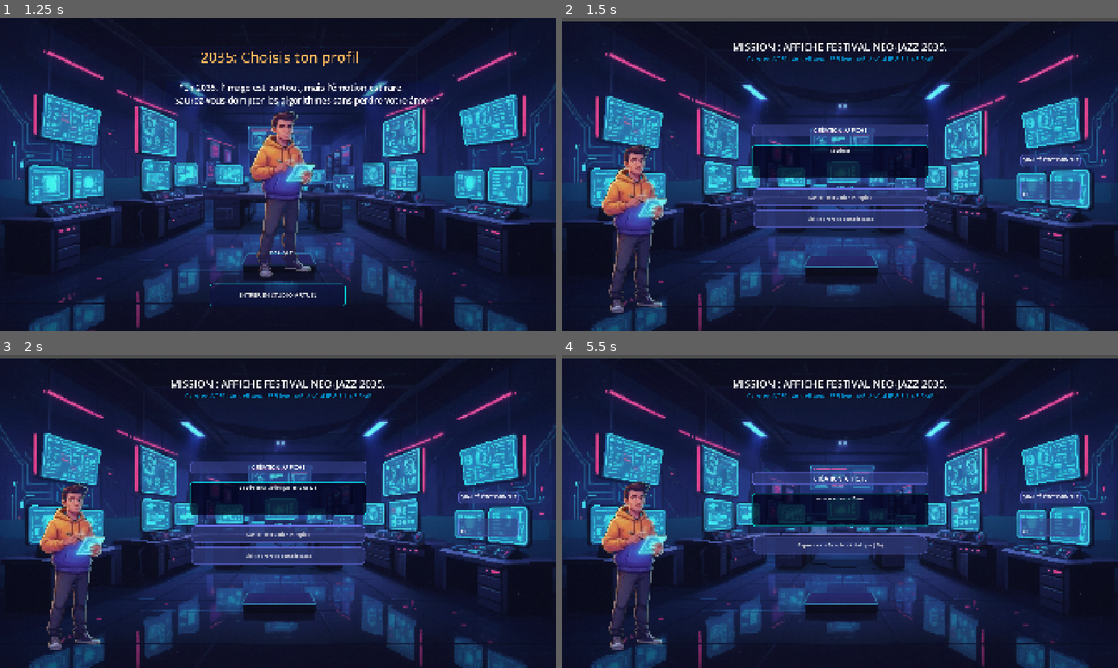
Above: before the commit, frames 1-4 (two rows, left to right).
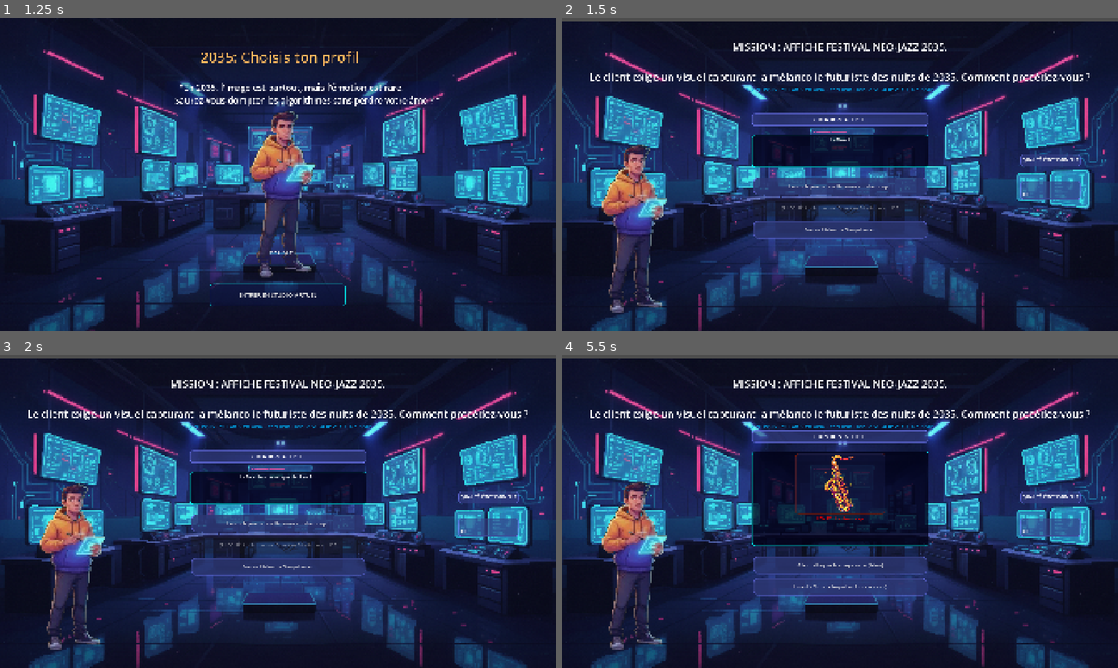
Above: after the commit, the same moments.

Repository: BrasSelva/SeriousGame-Godot-Engine
Game: Godot game, scene res://Scenes/UI/MainMenu.tscn
Same seed, same stepped clock (60 frames per second), same inputs: the game is played once before the commit and once after it.
Inputs (mouse positions are in pixels of both pictures, inside the frame that each line leads up to):
- Up to frame 1 (1.25 s): click "COMMENCER L'EXPÉRIENCE" at 0.5 s
- Up to frame 2 (1.5 s): click "ENTRER EN STUDIO VIRTUEL" at 1.25 s
- Up to frame 3 (2 s): no input
- Up to frame 4 (5.5 s): click (840, 533) at 2 s, where only the run before the commit has a clickable "Lancer production IA rapide"; click (840, 577) at 2.75 s, where only the run before the commit has a clickable "Visiter arbre de compétences"; click (840, 545) at 3.5 s, where only the run before the commit has a clickable "Apprendre la Direction Artist…"; click (840, 533) at 4.25 s, where only the run before the commit has a clickable "Appliquer un filtre IA (Risqu…"; click "Visiter arbre de compétences" (after the commit: "Lancer la production IA en mo…") at 5 s

Frame 1 is identical in both runs. In frame 2, 9.8% of the frame differs, in the area x 5-95%, y 12-71%; in frame 3, 9.9%; in frame 4, 12%, in the area x 5-95%, y 12-78%.

Commit message:
Finalisation de la premier mission de youcef

Diff:
--- a/Data/scenario_youcef.json
+++ b/Data/scenario_youcef.json
@@ -1,64 +1,50 @@
 {
   "nodes": {
 	"start": {
-	  "text": "MISSION : AFFICHE FESTIVAL NEO-JAZZ 2035.",
+	  "text": "MISSION : AFFICHE FESTIVAL NEO-JAZZ 2035.\n\nLe client exige un visuel capturant la mélancolie futuriste des nuits de 2035. Comment procédez-vous ?",
 	  "options": [
 		{
-		  "text": "Lancer production IA rapide",
+		  "text": "Lancer la production IA en mode automatique",
 		  "impact_human_core": -30,
 		  "impact_ai_synergy": 30,
-		  "impact_quality": 0,
 		  "time_cost": 1,
 		  "next_node": "fin_echec_ia"
 		},
 		{
-		  "text": "Visiter arbre de compétences",
-		  "next_node": "arbre_youcef"
-		}
-	  ]
-	},
-	"arbre_youcef": {
-	  "text": "Vous étudiez la 'Direction Artistique'. Cela prend du temps mais augmente votre score humain.",
-	  "options": [
-		{
-		  "text": "Apprendre la Direction Artistique (-2h)",
-		  "unlock_skill": "dir_art",
+		  "text": "Appliquer ma 'Direction Artistique' sur l'IA",
+		  "condition_skill": "dir_art",
+		  "impact_quality": 95,
 		  "impact_human_core": 20,
 		  "time_cost": 2,
-		  "next_node": "etape_2"
-		}
-	  ]
-	},
-	"etape_2": {
-	  "text": "L'affiche est presque prête. Le client demande une touche d'émotion finale.",
-	  "options": [
-		{
-		  "text": "Appliquer un filtre IA (Risqué)",
-		  "impact_human_core": -20,
-		  "impact_quality": 40,
-		  "time_cost": 1,
-		  "next_node": "fin_echec_ia"
+		  "next_node": "fin_succes"
 		},
 		{
-		  "text": "Utiliser ma Direction Artistique (Éthique)",
-		  "condition_skill": "dir_art",
-		  "impact_quality": 95,
-		  "time_cost": 1,
-		  "next_node": "fin_succes"
+		  "text": "Visiter l'Arbre de Compétences",
+		  "next_node": "aller_vers_arbre"
 		}
 	  ]
 	},
 	"fin_echec_ia": {
-	  "text": "ECHEC ! Le client rejette l'affiche : \"C'EST BEAU MAIS C'EST VIDE !\"\nVous devez débloquer la compétence \"Direction Artistique\" pour diriger l'IA.",
+	  "text": "ECHEC ! Le client rejette l'affiche : \"C'EST BEAU MAIS C'EST VIDE !\"\n\nL'IA a manqué d'âme. Allez-vous prendre le temps d'étudier la Direction Artistique, ou forcer la livraison au risque de décevoir le client ?",
 	  "options": [
 		{
-		  "text": "Visiter arbre de compétences",
-		  "next_node": "arbre_youcef"
+		  "text": "Aller débloquer la compétence (Arbre)",
+		  "next_node": "aller_vers_arbre"
+		},
+		{
+		  "text": "Livrer l'affiche telle quelle (Fin de mission)",
+		  "impact_quality": -50,
+		  "time_cost": 0,
+		  "next_node": "fin_mauvaise"
 		}
 	  ]
 	},
 	"fin_succes": {
-	  "text": "SUCCÈS ! Qualité 95%. Symbiose parfaite.",
+	  "text": "SUCCÈS TOTAL !\n\nL'affiche est magnifique. Le client est ravi de la touche d'émotion humaine qui se dégage du visuel généré. Symbiose parfaite atteinte.",
+	  "options": []
+	},
+	"fin_mauvaise": {
+	  "text": "ÉCHEC CRITIQUE...\n\nVous avez forcé la livraison. Le client a refusé de payer et la réputation du studio en a pris un coup. L'IA seule n'a pas suffi.",
 	  "options": []
 	}
   }
--- a/Scenes/Core/ArbreCompetence.tscn
+++ b/Scenes/Core/ArbreCompetence.tscn
@@ -40,23 +40,44 @@
 corner_radius_bottom_right = 10
 corner_radius_bottom_left = 10
 
-[sub_resource type="StyleBoxFlat" id="StyleBoxFlat_1ibl5"]
-bg_color = Color(0.2, 0.13333334, 0, 1)
-border_width_left = 2
-border_width_top = 2
-border_width_right = 2
-border_width_bottom = 2
-border_color = Color(1, 0.6, 0, 1)
-corner_radius_top_left = 10
-corner_radius_top_right = 10
-corner_radius_bottom_right = 10
-corner_radius_bottom_left = 10
+[sub_resource type="StyleBoxFlat" id="StyleBoxFlat_wvr3v"]
+content_margin_left = 20.0
+content_margin_top = 20.0
+content_margin_right = 20.0
+content_margin_bottom = 20.0
+bg_color = Color(0.06666667, 0.06666667, 0.06666667, 1)
+border_width_left = 4
+border_width_top = 4
+border_width_right = 4
+border_width_bottom = 4
+border_color = Color(0.87058824, 0.36862746, 0.16078432, 1)
+corner_radius_top_left = 15
+corner_radius_top_right = 15
+corner_radius_bottom_right = 15
+corner_radius_bottom_left = 15
+
+[sub_resource type="StyleBoxFlat" id="StyleBoxFlat_2uicw"]
+bg_color = Color(0.16862746, 0.98039216, 0.98039216, 1)
+corner_radius_top_left = 8
+corner_radius_top_right = 8
+corner_radius_bottom_right = 8
+corner_radius_bottom_left = 8
+
+[sub_resource type="StyleBoxFlat" id="StyleBoxFlat_u4br8"]
+bg_color = Color(1, 0.32156864, 0.0627451, 1)
+corner_radius_top_left = 8
+corner_radius_top_right = 8
+corner_radius_bottom_right = 8
+corner_radius_bottom_left = 8
 
 [node name="ArbreCompetences" type="Control" unique_id=365033807]
 layout_mode = 3
 anchors_preset = 15
 anchor_right = 1.0
 anchor_bottom = 1.0
+offset_top = -8.0
+offset_right = 16.0
+offset_bottom = -53.0
 grow_horizontal = 2
 grow_vertical = 2
 size_flags_horizontal = 0
@@ -77,7 +98,9 @@
 anchors_preset = 15
 anchor_right = 1.0
 anchor_bottom = 1.0
+offset_top = -5.0
 offset_right = 0.03503418
+offset_bottom = -5.0
 grow_horizontal = 2
 grow_vertical = 2
 
@@ -182,35 +205,59 @@
 theme_override_styles/normal = SubResource("StyleBoxFlat_wysdt")
 text = "RETOUR À LA MISSION"
 
-[node name="SkillPopup" type="PanelContainer" parent="." unique_id=2034879543]
-visible = false
-layout_mode = 0
-offset_left = 8.0
-offset_right = 8.0
-offset_bottom = 40.0
-theme_override_styles/panel = SubResource("StyleBoxFlat_1ibl5")
+[node name="SkillPopup" type="PanelContainer" parent="." unique_id=1940316189]
+custom_minimum_size = Vector2(450, 400)
+layout_mode = 1
+anchors_preset = -1
+anchor_left = 0.58500004
+anchor_top = 0.393
+anchor_right = 0.58500004
+anchor_bottom = 0.393
+offset_left = 0.4399414
+offset_top = 0.24499512
+offset_right = 667.43994
+offset_bottom = 400.245
+grow_horizontal = 0
+grow_vertical = 2
+theme_override_styles/panel = SubResource("StyleBoxFlat_wvr3v")
 
 [node name="VBoxContainer" type="VBoxContainer" parent="SkillPopup" unique_id=1207988776]
 layout_mode = 2
+theme_override_constants/separation = 20
 
 [node name="Title" type="Label" parent="SkillPopup/VBoxContainer" unique_id=1984717135]
 layout_mode = 2
+theme_override_font_sizes/font_size = 24
 text = "DÉBLOQUER COMPÉTENCE"
+horizontal_alignment = 1
+
+[node name="HSeparator" type="HSeparator" parent="SkillPopup/VBoxContainer" unique_id=1091835720]
+layout_mode = 2
 
 [node name="Desc" type="Label" parent="SkillPopup/VBoxContainer" unique_id=480725235]
 layout_mode = 2
-text = "L'IA propose une image froide..."
+theme_override_font_sizes/font_size = 20
+text = "Le client la trouve 'sans âme'. Comment lui donner vie ?"
+horizontal_alignment = 1
 
 [node name="ChoiceA" type="Button" parent="SkillPopup/VBoxContainer" unique_id=2101356387]
-layout_mode = 2
+custom_minimum_size = Vector2(0, 50)
+layout_mode = 2
+theme_override_colors/font_color = Color(0, 0, 0, 1)
+theme_override_styles/normal = SubResource("StyleBoxFlat_2uicw")
+text = "RÉPONSE A : Générer une surcouche de détails avec un traitement hyper-réaliste."
+autowrap_mode = 2
 
 [node name="ChoiceB" type="Button" parent="SkillPopup/VBoxContainer" unique_id=1491278605]
-layout_mode = 2
+custom_minimum_size = Vector2(0, 50)
+layout_mode = 2
+theme_override_colors/font_color = Color(0, 0, 0, 1)
+theme_override_styles/normal = SubResource("StyleBoxFlat_u4br8")
+text = "RÉPONSE B : Modifier le prompt (clair-obscur, grain, couleurs nostalgiques)."
+autowrap_mode = 2
 
 [node name="BadgeText" type="Label" parent="SkillPopup/VBoxContainer" unique_id=614368200]
 layout_mode = 2
-text = "BADGE DÉBLOQUÉ"
-
-[node name="BtnRetour" type="Button" parent="SkillPopup" unique_id=1510189901]
-layout_mode = 2
-text = "RETOUR À LA MISSION"
+theme_override_font_sizes/font_size = 19
+text = "BADGE DÉBLOQUÉ !"
+horizontal_alignment = 1
--- a/Scenes/Core/bilan.tscn
+++ b/Scenes/Core/bilan.tscn
@@ -1,6 +1,19 @@
 [gd_scene format=3 uid="uid://bmdady7p6v7y"]
 
 [ext_resource type="Script" uid="uid://btmmt8gdpmbp1" path="res://Scripts/Controllers/bilan.gd" id="1_wt1h4"]
+
+[sub_resource type="StyleBoxFlat" id="StyleBoxFlat_wt1h4"]
+bg_color = Color(0.2, 0.2, 0.2, 0.7647059)
+corner_radius_top_left = 15
+corner_radius_top_right = 15
+corner_radius_bottom_right = 15
+corner_radius_bottom_left = 15
+
+[sub_resource type="StyleBoxFlat" id="StyleBoxFlat_oluwo"]
+bg_color = Color(0.92941177, 0.6, 0.101960786, 1)
+
+[sub_resource type="StyleBoxFlat" id="StyleBoxFlat_c7tk3"]
+bg_color = Color(0.16862746, 0.98039216, 0.98039216, 1)
 
 [node name="Bilan" type="Control" unique_id=652202860]
 layout_mode = 3
@@ -15,17 +28,75 @@
 grow_vertical = 2
 script = ExtResource("1_wt1h4")
 
-[node name="LabelBilan" type="Label" parent="." unique_id=658682473]
-layout_mode = 0
-offset_left = 86.0
-offset_top = 5.0
-offset_right = 266.0
-offset_bottom = 61.0
+[node name="ColorRect" type="ColorRect" parent="." unique_id=544506588]
+layout_mode = 1
+anchors_preset = 15
+anchor_right = 1.0
+anchor_bottom = 1.0
+grow_horizontal = 2
+grow_vertical = 2
+color = Color(0, 0, 0.27450982, 1)
 
-[node name="SendButton" type="Button" parent="." unique_id=1481918063]
-layout_mode = 0
-offset_left = 574.0
-offset_top = 389.0
-offset_right = 1050.0
-offset_bottom = 552.0
+[node name="PanelContainer" type="PanelContainer" parent="ColorRect" unique_id=1699937883]
+custom_minimum_size = Vector2(600, 500)
+layout_mode = 1
+anchors_preset = 8
+anchor_left = 0.5
+anchor_top = 0.5
+anchor_right = 0.5
+anchor_bottom = 0.5
+offset_left = -300.0
+offset_top = -250.0
+offset_right = 300.0
+offset_bottom = 250.0
+grow_horizontal = 2
+grow_vertical = 2
+theme_override_styles/panel = SubResource("StyleBoxFlat_wt1h4")
+
+[node name="VBoxContainer" type="VBoxContainer" parent="ColorRect/PanelContainer" unique_id=556574685]
+layout_mode = 2
+theme_override_constants/separation = 15
+
+[node name="TitreBilan" type="Label" parent="ColorRect/PanelContainer/VBoxContainer" unique_id=658682473]
+layout_mode = 2
+theme_override_colors/font_color = Color(0.85490197, 0.32156864, 0.12156863, 0.9254902)
+theme_override_font_sizes/font_size = 32
+text = "RAPPORT DE MISSION"
+horizontal_alignment = 1
+
+[node name="HSeparator" type="HSeparator" parent="ColorRect/PanelContainer/VBoxContainer" unique_id=512124547]
+layout_mode = 2
+
+[node name="TexteHumain" type="Label" parent="ColorRect/PanelContainer/VBoxContainer" unique_id=886913548]
+layout_mode = 2
+text = "Symbiose Humaine : X%"
+
+[node name="BarreHumain" type="ProgressBar" parent="ColorRect/PanelContainer/VBoxContainer" unique_id=487557473]
+layout_mode = 2
+theme_override_colors/font_color = Color(0, 0, 0, 1)
+theme_override_styles/background = SubResource("StyleBoxFlat_oluwo")
+
+[node name="TexteIA" type="Label" parent="ColorRect/PanelContainer/VBoxContainer" unique_id=897639502]
+layout_mode = 2
+text = "Efficacité IA : X%"
+
+[node name="BarreIA" type="ProgressBar" parent="ColorRect/PanelContainer/VBoxContainer" unique_id=1420863841]
+layout_mode = 2
+theme_override_colors/font_color = Color(0, 0, 0, 1)
+theme_override_styles/background = SubResource("StyleBoxFlat_c7tk3")
+
+[node name="HSeparator2" type="HSeparator" parent="ColorRect/PanelContainer/VBoxContainer" unique_id=1583774972]
+layout_mode = 2
+
+[node name="TexteQualite" type="Label" parent="ColorRect/PanelContainer/VBoxContainer" unique_id=2120812410]
+layout_mode = 2
+text = "Qualité finale de l'œuvre : 100%
+"
+
+[node name="TexteTemps" type="Label" parent="ColorRect/PanelContainer/VBoxContainer" unique_id=654760766]
+layout_mode = 2
+text = "Temps de production : 3h"
+
+[node name="SendButton" type="Button" parent="ColorRect/PanelContainer/VBoxContainer" unique_id=1481918063]
+layout_mode = 2
 text = "Envoyer les scores"
--- a/Scripts/Autoloads/GameManager.gd
+++ b/Scripts/Autoloads/GameManager.gd
@@ -1,9 +1,9 @@
 extends Node
 
 # Statistiques globales du joueur
-var human_score: int = 50
-var ai_score: int = 50
-var quality_score: int = 50
+var human_score: int = 50  # Neutre au début
+var ai_score: int = 50     # Neutre au début
+var quality_score: int = 0 # L'affiche n'est pas encore créée
 var time_left: int = 4
 
 # Liste des compétences débloquées
--- a/Scripts/Controllers/ArbreCompetences.gd
+++ b/Scripts/Controllers/ArbreCompetences.gd
@@ -1,32 +1,58 @@
 extends Control
 
+# --- RÉFÉRENCES ---
+@onready var btn_retour = $MainColumn/BtnRetour
 @onready var skill_popup = $SkillPopup
-@onready var btn_retour = $MainColumn/BtnRetour
+@onready var btn_dir_art = $MainColumn/BrainArea/MainLayout/BrainImage/Nodes/BtnDirArt
+
+@onready var choice_a = $SkillPopup/VBoxContainer/ChoiceA
+@onready var choice_b = $SkillPopup/VBoxContainer/ChoiceB
+@onready var badge_text = $SkillPopup/VBoxContainer/BadgeText
 
 func _ready():
-	skill_popup.hide() # On cache la boîte au début
+	# Au démarrage, on cache et on bloque
+	btn_retour.disabled = true
+	skill_popup.hide()
+	badge_text.hide()
 
-	# Si on a déjà la compétence, on peut changer l'apparence du bouton
-	if GameManager.has_skill("dir_art"):
-		$MainColumn/BrainArea/MainLayout/BrainImage/Nodes/BtnDirArt.modulate = Color.GREEN
+	# --- CONNEXION DES CLICS ---
+	btn_dir_art.pressed.connect(_on_btn_dir_art_pressed)
+	# On utilise bind() pour envoyer "A" ou "B" à la fonction
+	choice_a.pressed.connect(_on_choice_made.bind("A"))
+	choice_b.pressed.connect(_on_choice_made.bind("B"))
+	btn_retour.pressed.connect(_on_btn_retour_pressed)
 
-
-# Quand on clique sur le bouton "Direction Artistique" dans le cerveau
 func _on_btn_dir_art_pressed():
 	skill_popup.show()
 
-# Quand on choisit la bonne réponse (Réponse B)
-func _on_choice_b_pressed():
-	$SkillPopup/VBox/BadgeText.text = "BADGE DÉBLOQUÉ !"
-	$SkillPopup/VBox/BadgeText.show()
+# La fonction qui gère le quiz
+# La fonction qui gère le quiz
+func _on_choice_made(choix: String):
+	# 1. DÈS QU'ON CLIQUE, ON BLOQUE TOUT POUR EMPÊCHER DE TRICHER
+	choice_a.disabled = true
+	choice_b.disabled = true
 
-	# On enregistre la compétence dans le GameManager
-	GameManager.unlock_skill("dir_art")
+	# 2. ON DÉBLOQUE LE RETOUR (Le joueur doit assumer et repartir)
+	btn_retour.disabled = false
 
-	# On attend un peu et on ferme
-	await get_tree().create_timer(1.5).timeout
-	skill_popup.hide()
+	# 3. ON VÉRIFIE LA RÉPONSE
+	if choix == "B":
+		# SUCCÈS
+		badge_text.text = "BADGE DÉBLOQUÉ : DIRECTION ARTISTIQUE"
+		badge_text.add_theme_color_override("font_color", Color.GREEN)
+		badge_text.show()
 
-# Retour à la scène de jeu
+		# On informe le GameManager du succès
+		if GameManager:
+			GameManager.unlock_skill("dir_art")
+
+	elif choix == "A":
+		# ÉCHEC CRITIQUE
+		badge_text.text = "ÉCHEC : L'approche purement technique ne donne aucune âme."
+		badge_text.add_theme_color_override("font_color", Color.RED)
+		badge_text.show()
+		# On ne débloque pas la compétence ! Le joueur devra faire sans.
+
 func _on_btn_retour_pressed():
-	get_tree().change_scene_to_file("res://Scenes/Core/TestParser.tscn")
+	# Retour à la scène d'histoire (Vérifie bien que le chemin est exact !)
+	get_tree().change_scene_to_file("res://Scenes/Core/ScenarioParser.tscn")
--- a/Scripts/Controllers/bilan.gd
+++ b/Scripts/Controllers/bilan.gd
@@ -1,28 +1,44 @@
 extends Control
 
-# On fait le lien avec le Label de ton interface
-@onready var label_affichage = $LabelBilan
+# --- RÉFÉRENCES AUX NŒUDS ---
+# (Vérifie bien que les chemins correspondent à ton arbre de scène !)
+@onready var texte_humain = $ColorRect/PanelContainer/VBoxContainer/TexteHumain
+@onready var barre_humain = $ColorRect/PanelContainer/VBoxContainer/BarreHumain
+
+@onready var texte_ia = $ColorRect/PanelContainer/VBoxContainer/TexteIA
+@onready var barre_ia = $ColorRect/PanelContainer/VBoxContainer/BarreIA
+
+@onready var texte_qualite = $ColorRect/PanelContainer/VBoxContainer/TexteQualite
+@onready var texte_temps = $ColorRect/PanelContainer/VBoxContainer/TexteTemps
+@onready var btn_envoyer = $ColorRect/PanelContainer/VBoxContainer/SendButton
 
 func _ready():
-	# On affiche les scores
-	label_affichage.text = "Scores : " + str(GameManager.human_score) # etc...
+	# 1. MISE À JOUR DES TEXTES
+	texte_humain.text = "Symbiose Humaine : " + str(GameManager.human_score) + "%"
+	texte_ia.text = "Efficacité IA : " + str(GameManager.ai_score) + "%"
+	texte_qualite.text = "Qualité finale de l'œuvre : " + str(GameManager.quality_score) + "%"
 
-	# FORCE la connexion du bouton par le code
-	# Remplace $SendButton par le nom exact de ton bouton dans la scène
-	$SendButton.pressed.connect(_on_send_scores_pressed)
+	# Petite astuce pour le temps :
+	# Le joueur a commencé avec 4h. S'il lui reste 2h, il a utilisé 2h.
+	var temps_utilise = 4 - GameManager.time_left
+	texte_temps.text = "Temps de production utilisé : " + str(temps_utilise) + "h"
 
-	var texte = "--- BILAN DE LA MISSION ---\n\n"
-	texte += "Score Humain : " + str(GameManager.human_score) + "%\n"
-	texte += "Score IA : " + str(GameManager.ai_score) + "%\n"
-	texte += "Qualité : " + str(GameManager.quality_score) + "%\n"
-	texte += "Temps utilisé : " + str(4 - GameManager.time_left) + "h"
+	# 2. PRÉPARATION DES BARRES DE PROGRESSION
+	# On s'assure qu'elles commencent à zéro pour l'effet visuel
+	barre_humain.value = 0
+	barre_ia.value = 0
 
-	label_affichage.text = texte
+	# 3. ANIMATION MAGIQUE (TWEEN)
+	# On crée une animation qui lit les variables de ton GameManager
+	var tween = create_tween().set_parallel(true)
+	tween.tween_property(barre_humain, "value", float(GameManager.human_score), 1.5).set_trans(Tween.TRANS_QUART).set_ease(Tween.EASE_OUT)
+	tween.tween_property(barre_ia, "value", float(GameManager.ai_score), 1.5).set_trans(Tween.TRANS_QUART).set_ease(Tween.EASE_OUT)
 
-func _on_send_scores_pressed():
-	print("--- LE BOUTON A ÉTÉ CLIQUÉ ! ---") # Ajoute cette ligne
-	var scores_pour_supabase = {
-		"human": GameManager.human_score,
-		"ai": GameManager.ai_score
-	}
-	Network.send_score_to_db("joueur_youcef_test", scores_pour_supabase)
+	# 4. CONNEXION DU BOUTON
+	btn_envoyer.pressed.connect(_on_btn_envoyer_pressed)
+
+func _on_btn_envoyer_pressed():
+	print("Scores envoyés à l'entreprise !")
+	# Pour l'instant, on quitte le jeu.
+	# Plus tard, tu pourras charger ton menu principal ici !
+	get_tree().quit()
--- a/Scripts/Utils/ScenarioParser.gd
+++ b/Scripts/Utils/ScenarioParser.gd
@@ -169,9 +169,15 @@
 	# Mise à jour globale dans le GameManager
 	GameManager.update_youcef_stats(h_impact, ai_impact, q_impact, t_spent)
 
-	# Déblocage de compétence si mentionné
+	# Déblocage de compétence si mentionné (au cas où on le fait via le texte)
 	if opt.has("unlock_skill"):
 		GameManager.unlock_skill(opt["unlock_skill"])
 
-	# Transition vers le nœud suivant
+	# ---> LE PORTAIL VERS TON INTERFACE VISUELLE <---
+	# On cherche le mot "aller_vers_arbre" défini dans le JSON
+	if opt.has("next_node") and opt["next_node"] == "aller_vers_arbre":
+		get_tree().change_scene_to_file("res://Scenes/Core/ArbreCompetence.tscn")
+		return # On stoppe la fonction ici pour changer d'écran !
+
+	# Transition vers le nœud suivant classique (si ce n'est pas l'arbre)
 	afficher_noeud(opt["next_node"])
--- a/_Assets/Images/test.tscn
+++ /dev/null
@@ -1,3 +0,0 @@
-[gd_scene format=3 uid="uid://b13beianxeud0"]
-
-[node name="Test" type="Node2D" unique_id=770524067]
